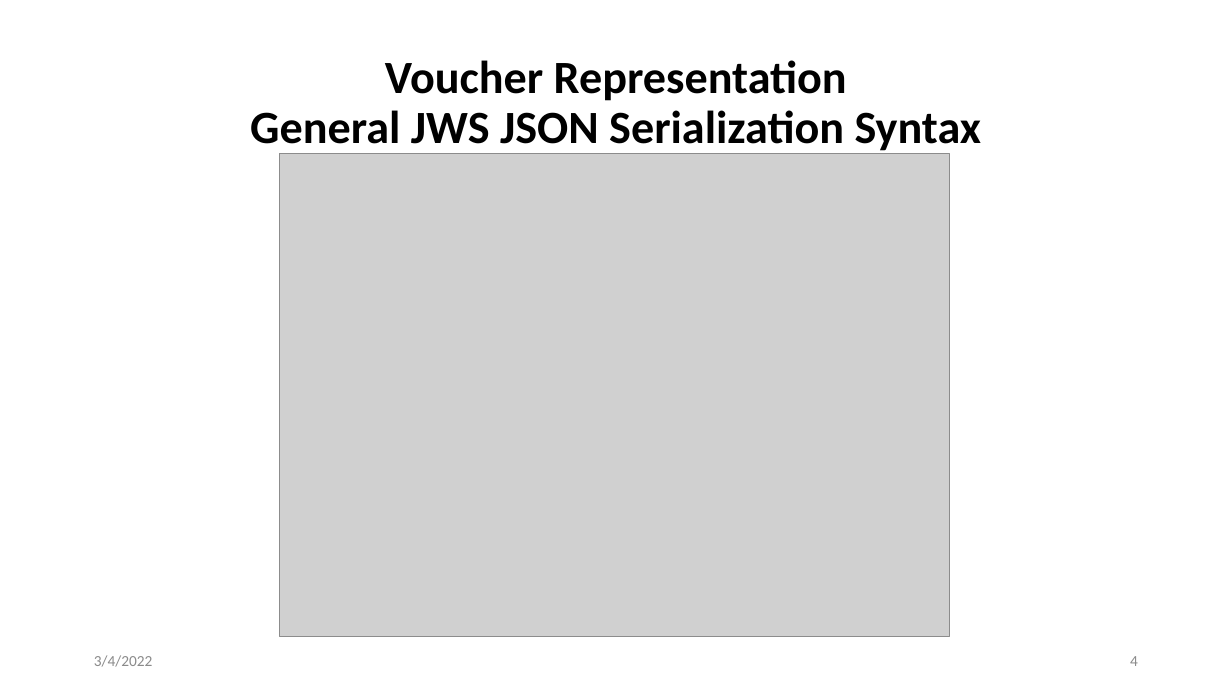
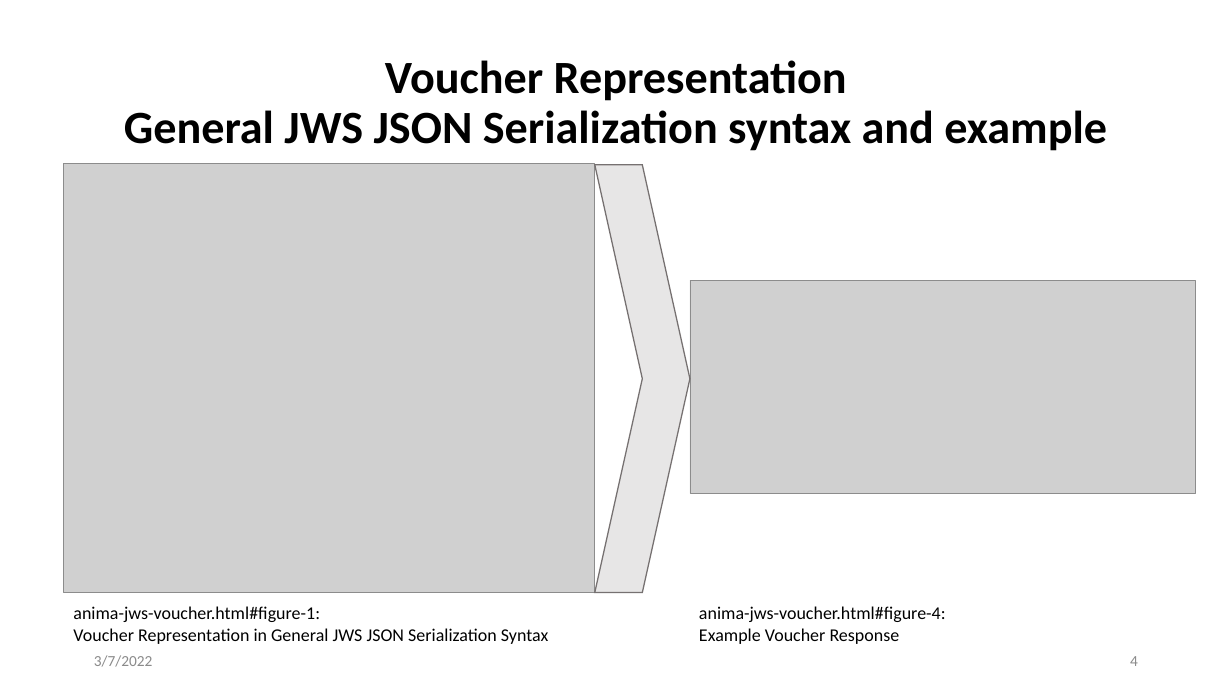
Before and after one commit to anima-wg/anima-jws-voucher, a slide deck: slide 4 of presentations/ietf113-anima-jws-voucher.pptx. Drawn at 1232x693 pixels with LibreOffice and Linux fonts; fonts in the diff are those of the drawing; grey boxes stand for pictures. Boxes give left, top, right and bottom in pixels: in the first picture for what was removed or moved away, otherwise in the second. Text is boxed around its words. In the diff, an @@ line names an element or a change of style, - is before the commit and + after.

Commit message:
added figure references to A1, A2, A3 and "anima-jws-voucher.html#figure-4: Example Voucher Response" to slide 4 of ietf113-anima-jws-voucher.pptx

```diff
--- a/presentations/ietf113-anima-jws-voucher.pptx
+++ b/presentations/ietf113-anima-jws-voucher.pptx
@@ title at (124, 60, 1107, 151): text changed @@
-Voucher Representation
-General JWS JSON Serialization Syntax
+Voucher Representation
+General JWS JSON Serialization syntax and example
@@ picture added at (64, 164, 595, 592) @@
@@ picture removed at (279, 153, 949, 637) @@
@@ chevron added at (595, 165, 690, 592), fill #E7E6E6, outline #767171 1 pt @@
@@ picture added at (690, 280, 1196, 494) @@
@@ text added at (73, 606, 549, 644), 14 pt, text #000000 @@
+anima-jws-voucher.html#figure-1:
+Voucher Representation in General JWS JSON Serialization Syntax
@@ text added at (699, 606, 946, 644), 14 pt, text #000000 @@
+anima-jws-voucher.html#figure-4:
+Example Voucher Response
@@ text at (94, 655, 153, 667): text changed @@
-3/4/2022
+3/7/2022
```
Also in this commit, not shown: 5 other slides changed, 4 other files.
